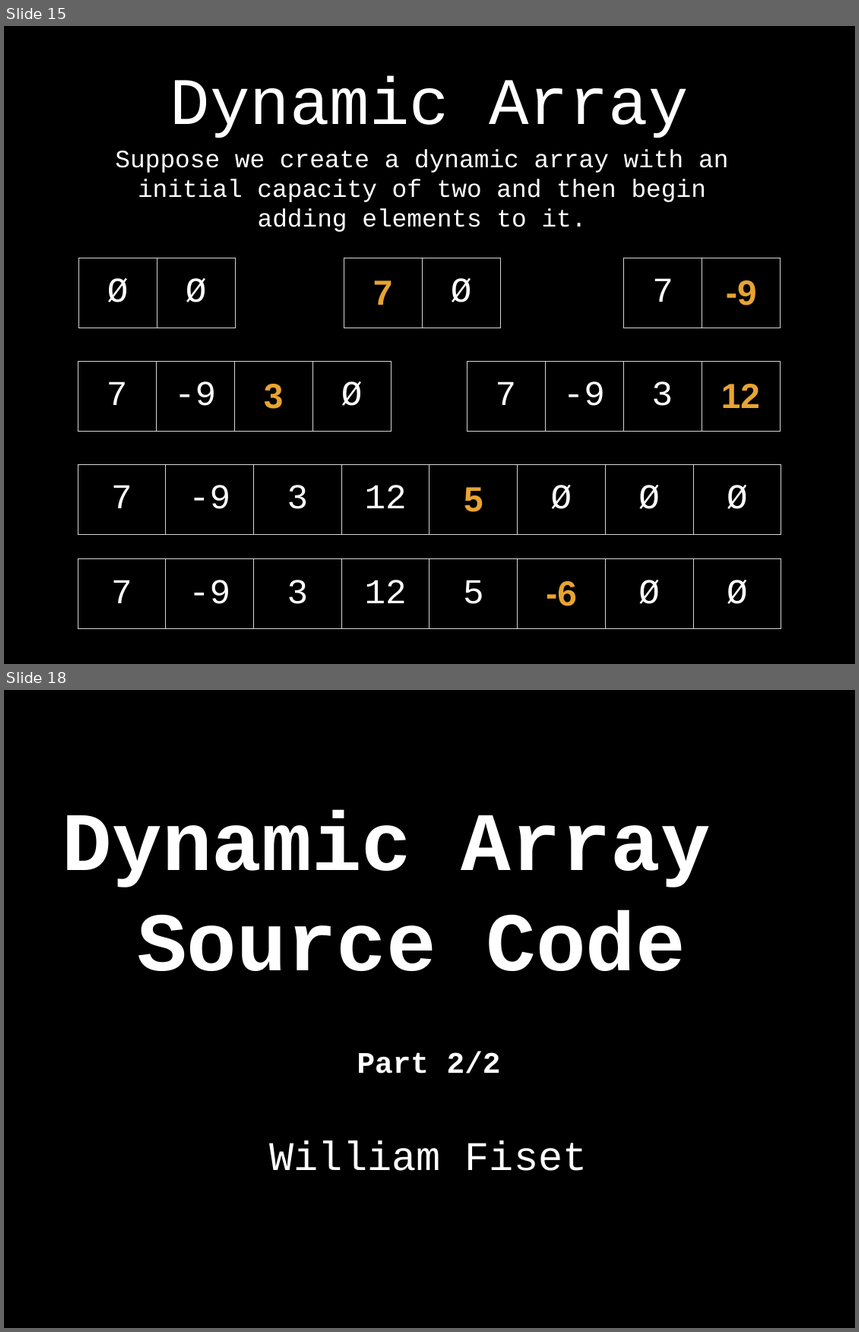
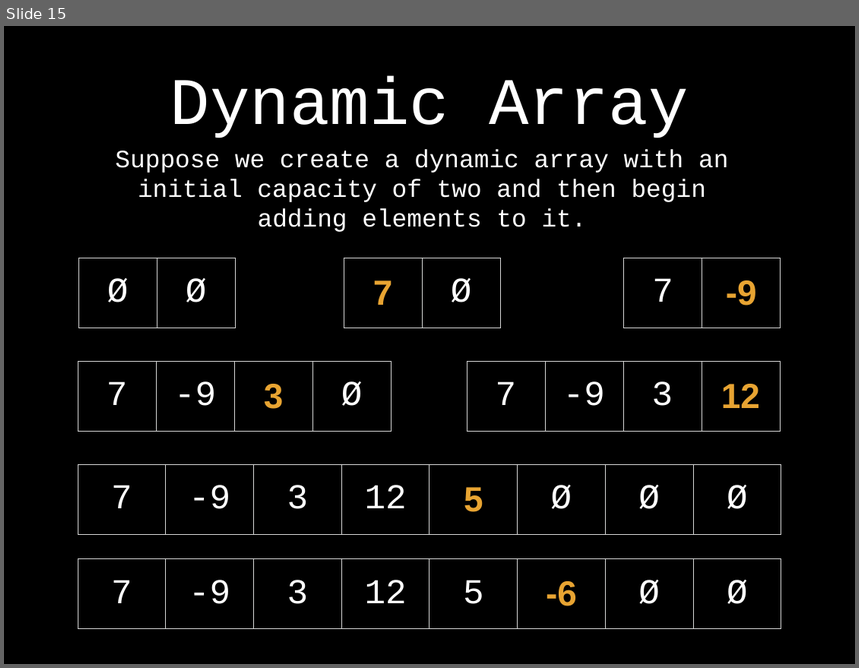
Before and after one commit to williamfiset/DEPRECATED-data-structures, a slide deck: DynamicArray/presentation/Arrays.pptx. Shown one above the other, each under a label of ours: slides 15 and 18 before the commit, slide 15 after it; the slides between them are not shown. The pictures are 859x1332 and 859x668 pixels, drawn with LibreOffice and Linux fonts; fonts in the diff are those of the drawing. Boxes give left, top, right and bottom in pixels: in the first picture for what was removed or moved away, otherwise in the second. Text is boxed around its words. In the diff, an @@ line names an element or a change of style, - is before the commit and + after.

Commit message:
Updated Array slides

```diff
--- a/DynamicArray/presentation/Arrays.pptx
+++ b/DynamicArray/presentation/Arrays.pptx
@@ slide 18 removed at [4,690,855,1328], background #000000 @@
@@ title removed at [63,811,711,971] @@
-Dynamic Array
-Source Code
@@ text removed at [357,1052,501,1074] @@
-Part 2/2
@@ text removed at [270,1141,588,1171] @@
-William Fiset
```
Also in this commit, not shown: 1 slide changed, 4 other slides removed, 2 other files.
